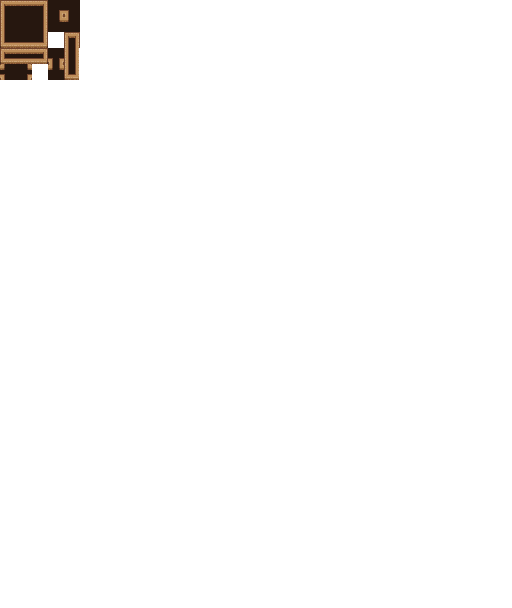
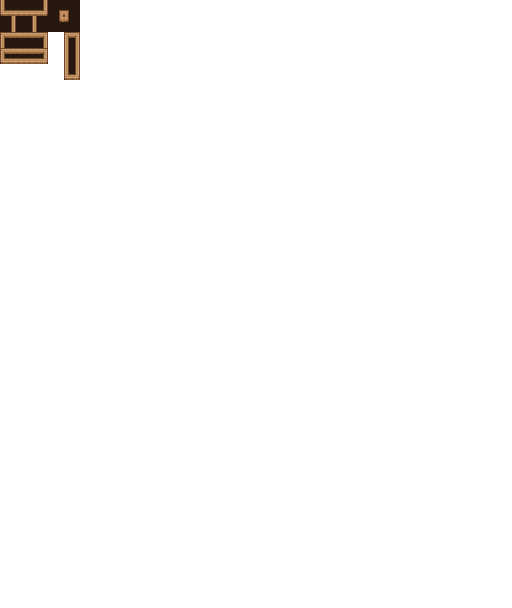
Revision of a layered 512 x 608 image; what changed, layer by layer:
painted on "Lager" over [0, 0, 80, 80]
